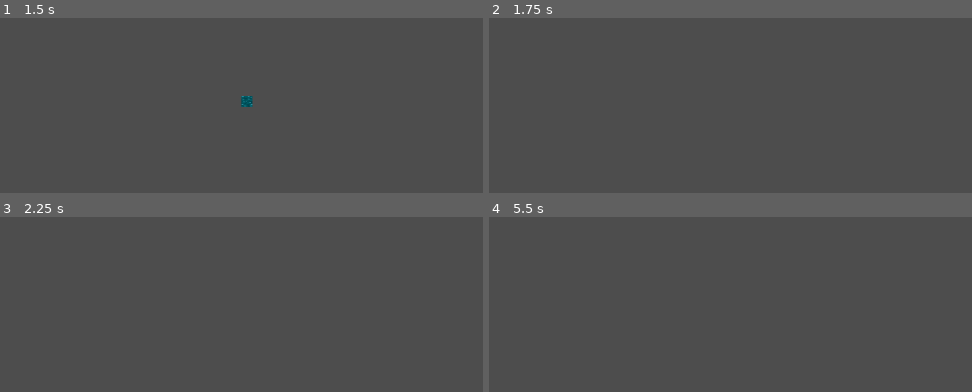
Above: before the commit, frames 1-4 (two rows, left to right).
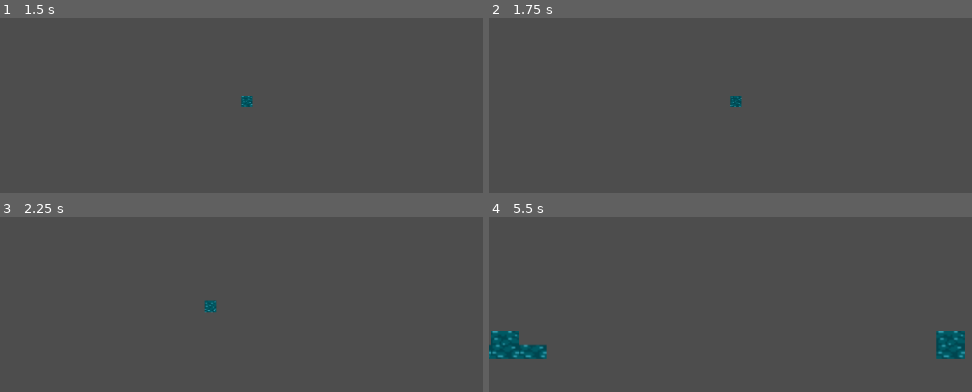
Above: after the commit, the same moments.

Repository: ValentinBirth/Korallenwachstum
Game: Godot game, scene res://main.tscn
Same seed, same stepped clock (60 frames per second), same inputs: the game is played once before the commit and once after it.
Inputs (mouse positions are in pixels of both pictures, inside the frame that each line leads up to):
- Up to frame 1 (1.5 s): tap Enter at 0.5 s; move the mouse to (outside the picture) at 0.52 s; hold Right (ui_right) 0.53-1.25 s; click (outside the picture) at 0.6 s; tap Space at 1.25 s; drag from (outside the picture) to (357, 58) at 1.27 s
- Up to frame 2 (1.75 s): no input
- Up to frame 3 (2.25 s): tap Enter at 2 s; move the mouse to (outside the picture) at 2.02 s; hold Right (ui_right) from 2.03 s (still down); tap Mouse wheel up (zoom_in) at 2.1 s
- Up to frame 4 (5.5 s): release Right (ui_right) at 2.75 s; drag from (846, 257) to (outside the picture) at 2.77 s; tap Space at 3.5 s; move the mouse to (outside the picture) at 3.52 s; hold Left (ui_left) 3.53-4.25 s; click (outside the picture) at 3.6 s; drag from (outside the picture) to (outside the picture) at 4.27 s; tap Enter at 5 s; move the mouse to (outside the picture) at 5.02 s; hold Down (ui_down) from 5.03 s (still down); tap Mouse wheel up (zoom_in) at 5.1 s; click (outside the picture) at 5.17 s

Frame 1 is identical in both runs. In frame 2, 0.2% of the frame differs, in the area x 49-53%, y 44-51%; in frame 3, 0.2%; in frame 4, 2.4%, in the area x 0-99%, y 65-82%.

Commit message:
Code Optimierung

Diff:
--- a/WaterSimulation.gd
+++ b/WaterSimulation.gd
@@ -72,6 +72,8 @@
 	grid = next_grid
 	next_grid = temp
 
+	temp = salt_grid
+	salt_grid = next_salt_grid
 	next_salt_grid = temp
 
 func move_water(x: int, y: int):
